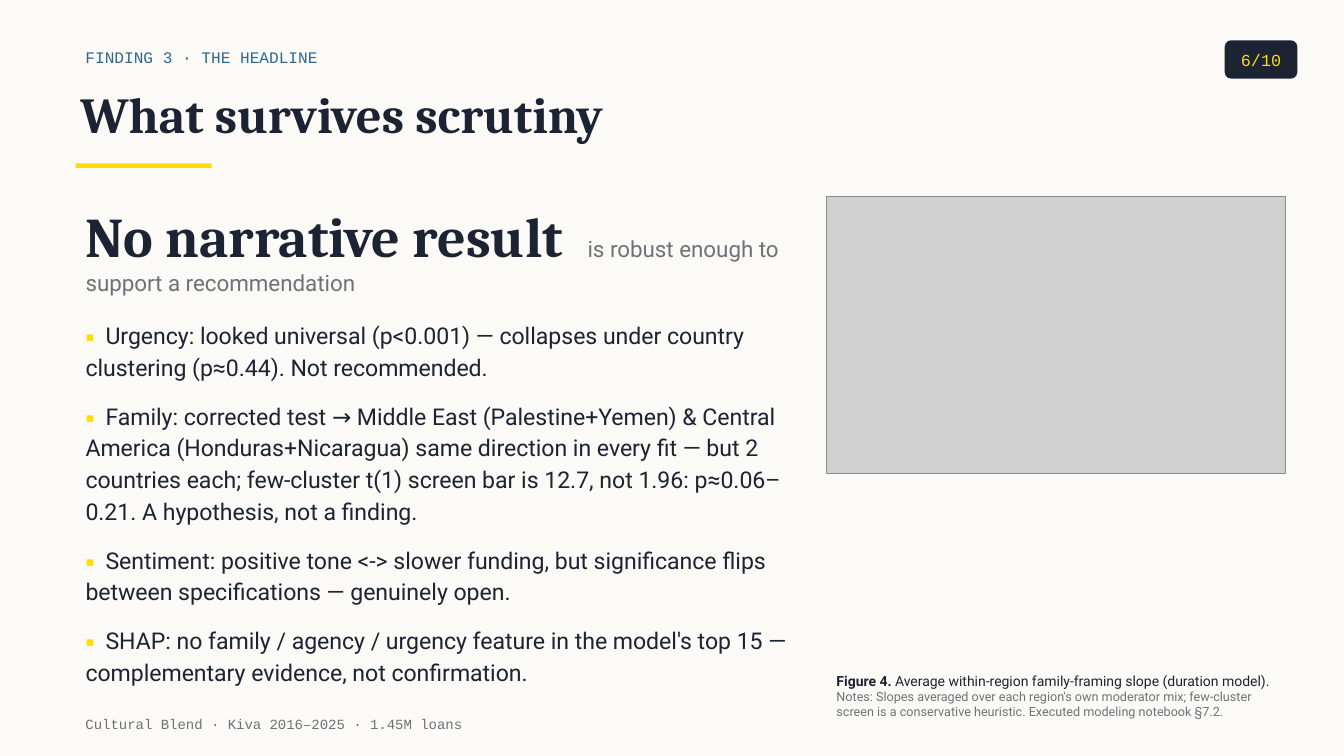
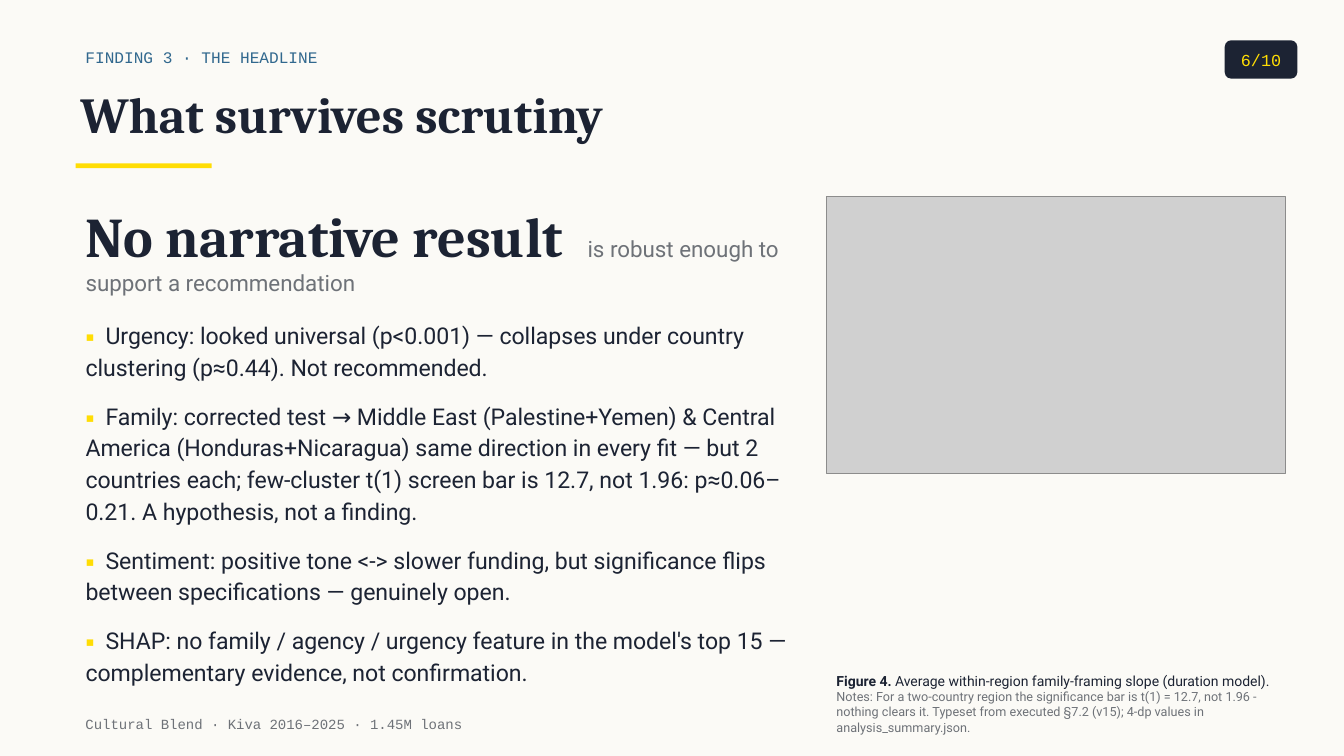
Before and after one commit to tuannm3812/unsw-ma-hackathon-2026, a slide deck: slide 6 of docs/presentation/slides_draft.pptx. Drawn at 1344x756 pixels with LibreOffice and Linux fonts; fonts in the diff are those of the drawing; grey boxes stand for pictures. Boxes give left, top, right and bottom in pixels: in the first picture for what was removed or moved away, otherwise in the second. Text is boxed around its words. In the diff, an @@ line names an element or a change of style, - is before the commit and + after.

```diff
--- a/docs/presentation/slides_draft.pptx
+++ b/docs/presentation/slides_draft.pptx
@@ text at [836,691,1251,735]: text changed @@
-Notes: Slopes averaged over each region's own moderator mix; few-cluster screen is a conservative heuristic. Executed modeling notebook §7.2.
+Notes: For a two-country region the significance bar is t(1) = 12.7, not 1.96 - nothing clears it. Typeset from executed §7.2 (v15); 4-dp values in analysis_summary.json.
```
Also in this commit, not shown: 7 other slides changed, 1 other file.
